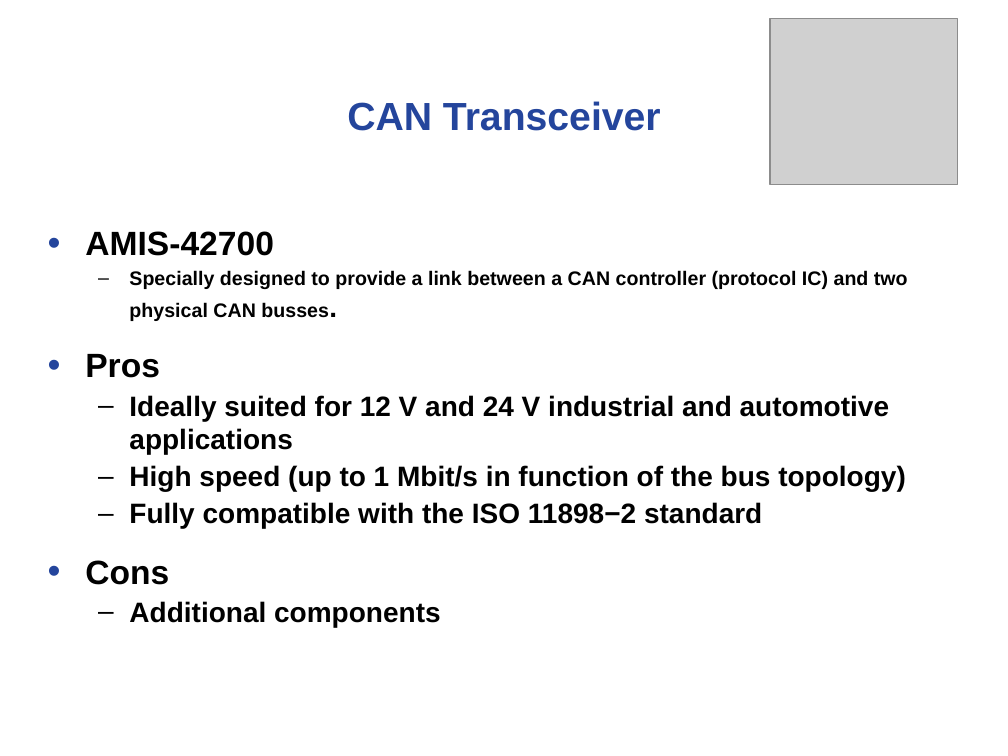
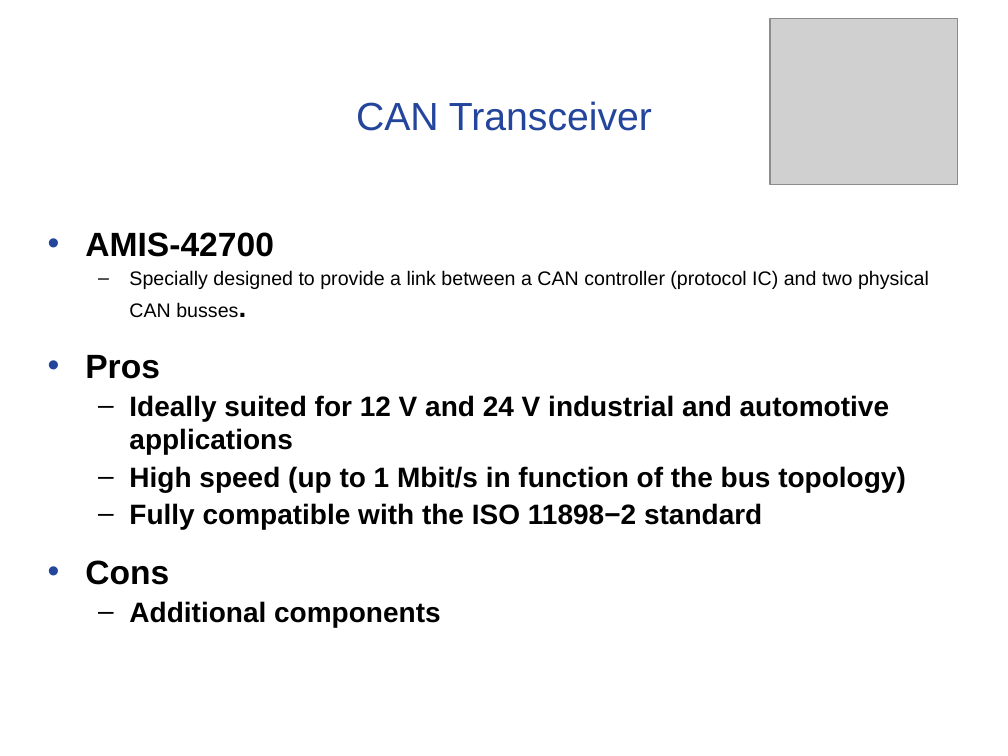
Before and after one commit to noahterickson/DigitalDash, a slide deck: slide 5 of Proposal/Project Proposal.ppt. Drawn at 1008x756 pixels with LibreOffice and Linux fonts; fonts in the diff are those of the drawing; grey boxes stand for pictures; background and template pictures are left out. Boxes give left, top, right and bottom in pixels: in the first picture for what was removed or moved away, otherwise in the second. Text is boxed around its words. In the diff, an @@ line names an element or a change of style, - is before the commit and + after.

```diff
--- a/Proposal/Project Proposal.ppt
+++ b/Proposal/Project Proposal.ppt
@@ text "CAN Transceiver" at (x1=356, y1=101, x2=652, y2=131): bold off @@
@@ text at (x1=85, y1=232, x2=929, y2=585): bold off in "Specially designed to provide a link between ..." @@
```
Also in this commit, not shown: 11 other slides changed, 1 slide removed.
